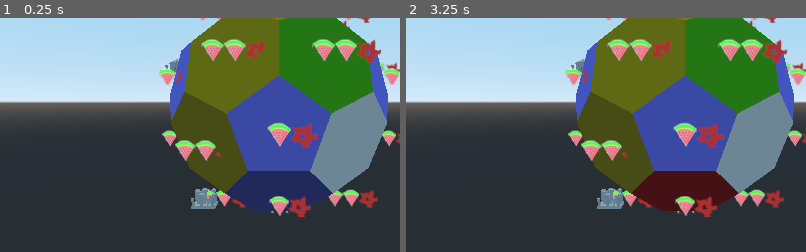
Above: before the commit, frames 1-2 (left to right).
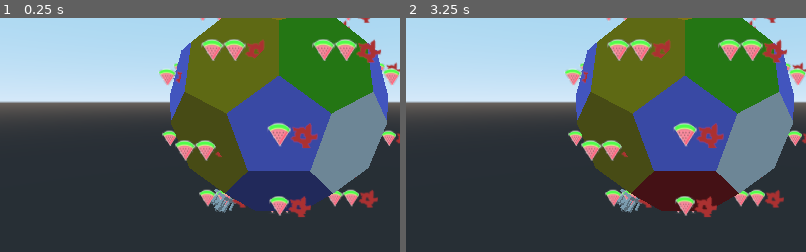
Above: after the commit, the same moments.

Repository: CawawaC/gwj-23
Game: Godot game, scene res://game.tscn
The game is run twice, just before and just after one commit, with the same random seed, the same clock (stepped at 60 frames per second) and the same inputs.
Inputs (mouse positions are % of the whole screen's width and height, from its top left):
- Up to frame 1 (0.25 s): no input
- Up to frame 2 (3.25 s): tap Enter at 0.5, 2 s; move the mouse to (72, 45) at 0.52 s; click (72, 45) at 0.67 s; tap Space at 1.25, 2.75 s; move the mouse to (30, 55) at 1.27 s; click (30, 55) at 1.42 s; move the mouse to (60, 28) at 2.02 s; click (60, 28) at 2.17 s; move the mouse to (45, 70) at 2.77 s; click (45, 70) at 2.92 s
The pictures show only the part of the screen within x 15-65%, y 32-82%; the shares and areas given below are measured in that part.

The runs differ from the first frame. In frame 1, 0.8% of the frame differs, in the area x 41-59%, y 17-84%; in frame 2, 0.8%.

Commit message:
rockets, city yields, and city model rotation

Diff:
--- a/Planet.gd
+++ b/Planet.gd
@@ -9,6 +9,7 @@
 
 var water_level # 0 to 1
 var water_rise_speed = 0.0001 # water level per second
+#var water_rise_speed = 0.1 # debug
 
 var north_pole
 var south_pole
@@ -17,8 +18,8 @@
 var desired_ocean_tiles_at_start = 9
 
 func _process(delta):
-	if water_level != null:
-		water_level += delta * water_rise_speed
+	if water_level != null and not Time.pause:
+		water_level += delta * water_rise_speed * Time.time_scale
 
 func get_tile_yield(biome):
 	match biome:
--- /dev/null
+++ b/Player.gd
@@ -0,0 +1,11 @@
+extends Node
+
+var population_saved
+var population_dead
+
+func _ready():
+	init()
+
+func init():
+	population_saved = 0
+	population_dead = 0
--- a/Time.gd
+++ b/Time.gd
@@ -1,12 +1,20 @@
 extends Node
 
 var start_time
+var time_scale = 1
+#var time_scale = 1000
+
+var pause = false
 
 func _ready():
 	start()
 
 func start():
+	pause = false
 	start_time = OS.get_ticks_msec()
+
+func stop():
+	pause = true
 
 func get_time():
 	return OS.get_ticks_msec() - start_time
--- a/game.gd
+++ b/game.gd
@@ -2,7 +2,17 @@
 
 onready var tiles = $trunci/tiles
 onready var ui = $ui
+onready var defeat = $ui/ui/defeat
 
 func _ready():
 	for t in tiles.get_children():
 		t.connect("city_selected", ui, "on_city_selected")
+		t.connect("biome_changed", self, "on_biome_changed")
+
+func on_biome_changed(tile):
+	if tiles.cities_count == 0:
+		game_over()
+
+func game_over():
+	defeat.show()
+	Time.stop()
--- a/game.tscn
+++ b/game.tscn
@@ -6,6 +6,13 @@
 [ext_resource path="res://ui/ui.gd" type="Script" id=4]
 [ext_resource path="res://game.gd" type="Script" id=5]
 [ext_resource path="res://ui/city ui.gd" type="Script" id=6]
+
+[sub_resource type="Gradient" id=1]
+offsets = PoolRealArray( 0 )
+colors = PoolColorArray( 0.337255, 0.337255, 0.337255, 0.803922 )
+
+[sub_resource type="GradientTexture" id=2]
+gradient = SubResource( 1 )
 
 [node name="game" type="Spatial"]
 script = ExtResource( 5 )
@@ -28,7 +35,6 @@
 }
 
 [node name="city" type="Control" parent="ui/ui"]
-visible = false
 anchor_right = 1.0
 anchor_bottom = 1.0
 mouse_filter = 2
@@ -41,6 +47,7 @@
 margin_right = 40.0
 margin_bottom = 40.0
 mouse_filter = 2
+custom_constants/separation = 19
 __meta__ = {
 "_edit_use_anchors_": false
 }
@@ -59,7 +66,7 @@
 mouse_filter = 2
 texture = ExtResource( 2 )
 
-[node name="label" type="Label" parent="ui/ui/city/resources/food"]
+[node name="num" type="Label" parent="ui/ui/city/resources/food"]
 margin_left = 68.0
 margin_top = 28.0
 margin_right = 76.0
@@ -67,8 +74,8 @@
 text = "6"
 
 [node name="industry" type="HBoxContainer" parent="ui/ui/city/resources"]
-margin_left = 80.0
-margin_right = 156.0
+margin_left = 95.0
+margin_right = 171.0
 margin_bottom = 70.0
 mouse_filter = 2
 __meta__ = {
@@ -81,9 +88,93 @@
 mouse_filter = 2
 texture = ExtResource( 3 )
 
-[node name="label" type="Label" parent="ui/ui/city/resources/industry"]
+[node name="num" type="Label" parent="ui/ui/city/resources/industry"]
 margin_left = 68.0
 margin_top = 28.0
 margin_right = 76.0
 margin_bottom = 42.0
 text = "6"
+
+[node name="population" type="HBoxContainer" parent="ui/ui/city/resources"]
+margin_left = 190.0
+margin_right = 314.0
+margin_bottom = 70.0
+
+[node name="label" type="Label" parent="ui/ui/city/resources/population"]
+margin_top = 28.0
+margin_right = 76.0
+margin_bottom = 42.0
+text = "Population: "
+
+[node name="num" type="Label" parent="ui/ui/city/resources/population"]
+margin_left = 80.0
+margin_top = 28.0
+margin_right = 124.0
+margin_bottom = 42.0
+text = "10.000"
+
+[node name="construction" type="VBoxContainer" parent="ui/ui/city"]
+anchor_top = 1.0
+anchor_bottom = 1.0
+margin_top = -183.0
+margin_right = 220.0
+__meta__ = {
+"_edit_use_anchors_": false
+}
+
+[node name="rocket" type="HBoxContainer" parent="ui/ui/city/construction"]
+margin_right = 220.0
+margin_bottom = 14.0
+
+[node name="label" type="Label" parent="ui/ui/city/construction/rocket"]
+margin_right = 116.0
+margin_bottom = 14.0
+text = "Rocket production"
+
+[node name="progress" type="ProgressBar" parent="ui/ui/city/construction/rocket"]
+margin_left = 120.0
+margin_right = 220.0
+margin_bottom = 14.0
+rect_min_size = Vector2( 100, 0 )
+max_value = 100.0
+step = 1.0
+
+[node name="label" type="Label" parent="ui/ui/city/construction/rocket/progress"]
+visible = false
+margin_right = 100.0
+margin_bottom = 14.0
+text = "Launch"
+align = 1
+__meta__ = {
+"_edit_use_anchors_": false
+}
+
+[node name="defeat" type="Control" parent="ui/ui"]
+anchor_right = 1.0
+anchor_bottom = 1.0
+__meta__ = {
+"_edit_use_anchors_": false
+}
+
+[node name="bg" type="TextureRect" parent="ui/ui/defeat"]
+anchor_right = 1.0
+anchor_bottom = 1.0
+texture = SubResource( 2 )
+expand = true
+
+[node name="center" type="CenterContainer" parent="ui/ui/defeat"]
+anchor_right = 1.0
+anchor_bottom = 1.0
+__meta__ = {
+"_edit_use_anchors_": false
+}
+
+[node name="label" type="Label" parent="ui/ui/defeat/center"]
+margin_left = 433.0
+margin_top = 293.0
+margin_right = 590.0
+margin_bottom = 307.0
+text = "No cities left: game over"
+__meta__ = {
+"_edit_use_anchors_": false
+}
--- a/planet/generator.gd
+++ b/planet/generator.gd
@@ -38,7 +38,9 @@
 	var city_tiles_i = []
 	for i in range(0, cities_to_place):
 		var rand = randi() % tiles.get_child_count()
-		while city_tiles_i.has(rand) or tiles.get_child(rand).biome == Planet.Biome.Ocean:
+		while city_tiles_i.has(rand) \
+		or tiles.get_child(rand).biome == Planet.Biome.Ocean \
+		or tiles.get_child(rand).biome == Planet.Biome.Pole:
 			rand = randi() % tiles.get_child_count()
 
 		city_tiles_i.append(rand)
--- a/planet/tiles.gd
+++ b/planet/tiles.gd
@@ -1,4 +1,6 @@
 extends Spatial
+
+var cities_count setget , get_cities_count
 
 func tiles_count(biome):
 	var c = 0
@@ -6,7 +8,6 @@
 		if t.biome == biome:
 			c += 1
 	return c
-
 
 func find_adjacents():
 	for t in get_children():
@@ -56,3 +57,9 @@
 			break
 
 	return oppo
+
+func get_cities_count():
+	var sum = 0
+	for t in get_children():
+		if t.city: sum += 1
+	return sum
--- /dev/null
+++ b/planet/tiles/cities/city.gd
@@ -0,0 +1,38 @@
+extends Spatial
+
+onready var rocket = $rocket
+onready var total_yield = $yield setget , get_total_yield
+
+var tile
+var population:float # millions
+var min_pop = 10 # millions
+var max_pop = 30 # millions
+signal city_destroyed
+
+signal rocket_progress
+
+
+func _ready():
+	population = rand_range(min_pop, max_pop)
+	rocket.init(self)
+
+func _process(delta):
+	if rocket:
+		emit_signal("rocket_progress", rocket.built_ratio)
+
+func init(t):
+	tile = t
+
+func destroy():
+	Player.population_dead += population
+	population = 0
+	queue_free()
+
+func get_total_yield():
+	total_yield = $yield
+	total_yield.food = tile.tile_yield.food
+	total_yield.industry = tile.tile_yield.industry
+	for t in tile.adjacent_tiles:
+		total_yield.food += t.tile_yield.food
+		total_yield.industry += t.tile_yield.industry
+	return total_yield
--- a/planet/tiles/cities/city.tscn
+++ b/planet/tiles/cities/city.tscn
@@ -1,9 +1,23 @@
-[gd_scene load_steps=2 format=2]
+[gd_scene load_steps=7 format=2]
 
 [ext_resource path="res://planet/tiles/cities/city mesh.tscn" type="PackedScene" id=1]
+[ext_resource path="res://planet/tiles/cities/city.gd" type="Script" id=2]
+[ext_resource path="res://planet/tiles/cities/rocket.gd" type="Script" id=3]
+[ext_resource path="res://planet/tiles/yields/icons/food.tscn" type="PackedScene" id=4]
+[ext_resource path="res://planet/tiles/yields/icons/industry.tscn" type="PackedScene" id=5]
+[ext_resource path="res://planet/tiles/yields/tile yield.gd" type="Script" id=6]
 
 [node name="city" type="Spatial"]
+script = ExtResource( 2 )
 
 [node name="icon" type="Sprite3D" parent="."]
 
 [node name="model" parent="." instance=ExtResource( 1 )]
+
+[node name="rocket" type="Spatial" parent="."]
+script = ExtResource( 3 )
+
+[node name="yield" type="Spatial" parent="."]
+script = ExtResource( 6 )
+food_icon = ExtResource( 4 )
+industry_icon = ExtResource( 5 )
--- /dev/null
+++ b/planet/tiles/cities/rocket.gd
@@ -0,0 +1,25 @@
+extends Spatial
+
+export (float) var building_speed = 0.01
+export (float) var capacity = 1.0 # millions
+
+var built_ratio := 0.0
+var city
+
+func _ready():
+	pass
+
+func init(c):
+	city = c
+
+func _process(delta):
+	built_ratio += delta * building_speed
+	if built_ratio >= 1.0:
+		built_ratio = 1.0
+#		city.emit_signal("rocket_built")
+		launch()
+
+func launch():
+	Player.population_saved += capacity
+	city.population -= capacity
+	queue_free()
--- a/planet/tiles/tile.gd
+++ b/planet/tiles/tile.gd
@@ -16,6 +16,7 @@
 
 signal unselect_tiles
 signal city_selected
+signal biome_changed
 
 func _ready():
 	var mat = SpatialMaterial.new()
@@ -28,6 +29,14 @@
 
 func _process(delta):
 	determine_biome()
+#	if city:
+#		var normal = get_face_normal()
+#		var axis = Vector3.UP.cross(normal)
+#		var theta = acos(Vector3.UP.dot(normal))
+#
+#		city.rotate_object_local(axis, 0.1)
+#		city.scale = Vector3(1, 1, 1)
+
 
 func init():
 	area = $area
@@ -42,17 +51,20 @@
 
 func init_city():
 	city = $city
+	city.init(self)
 	var model = $city/model
 	var up = Vector3.UP # the model's normal
-	city.translation = get_face_center() * 1.1
+	city.transform.origin = get_face_center() * 1.1
 
 	var normal = get_face_normal()
-	var axis = up.cross(normal)
+	var axis = up.cross(normal).normalized()
 	var theta = acos(up.dot(normal))
 
-	printt(normal, axis, theta)
+	printt(axis, theta)
 
-#	city.transform = city.transform.rotated(axis, theta)
+	city.rotate_object_local(axis, theta)
+	city.scale = Vector3(1, 1, 1)
+
 
 func get_face_center():
 	var sum = Vector3.ZERO
@@ -87,6 +99,8 @@
 		col = Color(1, 1, 1)
 	elif altitude <= Planet.water_level:
 		new_biome = Planet.Biome.Ocean
+		if city:
+			city.destroy()
 		col = Color(.5, .5, 1)
 	else:
 		new_biome = Planet.Biome.Ground
@@ -95,6 +109,7 @@
 	if new_biome != biome:
 		biome = new_biome
 		tile_yield.set_values(Planet.get_tile_yield(biome))
+		emit_signal("biome_changed", self)
 
 	mat.albedo_color = col
 	set_surface_material(0, mat)
--- a/project.godot
+++ b/project.godot
@@ -34,6 +34,7 @@
 
 Time="*res://Time.gd"
 Planet="*res://Planet.tscn"
+Player="*res://Player.gd"
 
 [input]
 
--- a/ui/city ui.gd
+++ b/ui/city ui.gd
@@ -1,17 +1,41 @@
 extends Control
 
-onready var food_num = $resources/food/label
-onready var indu_num = $resources/industry/label
+onready var food_num = $resources/food/num
+onready var indu_num = $resources/industry/num
+onready var pop_num = $resources/population/num
+onready var rocket_progress = $construction/rocket/progress
+
+var selected_tile
 
 func _ready():
 	close()
 
 func init(tile):
-	food_num.text = String(tile.tile_yield.food)
-	indu_num.text = String(tile.tile_yield.industry)
+	selected_tile = tile
+
+	var city_yield = tile.city.total_yield
+	food_num.text = String(city_yield.food)
+	indu_num.text = String(city_yield.industry)
+
+func _process(delta):
+	if selected_tile:
+		update_pop()
+
+		if selected_tile.city.rocket:
+			rocket_progress.value = selected_tile.city.rocket.built_ratio * 100
+
+#			if rocket.
+
+func update_pop():
+	var pop = selected_tile.city.population
+	var millions = int(pop)
+	var thousands = round((pop - millions) * 1000)
+	var pop_s = String(millions) + "." + String(thousands)
+	pop_num.text = pop_s
 
 func open():
 	show()
 
 func close():
 	hide()
+	selected_tile = null
--- a/ui/ui.gd
+++ b/ui/ui.gd
@@ -2,6 +2,9 @@
 
 onready var city_ui = $ui/city
 
+func _ready():
+	$ui/defeat.hide()
+
 func on_city_selected(tile):
 	city_ui.init(tile)
 	city_ui.open()
Not shown: 1 places in game.tscn that only renumber resources
